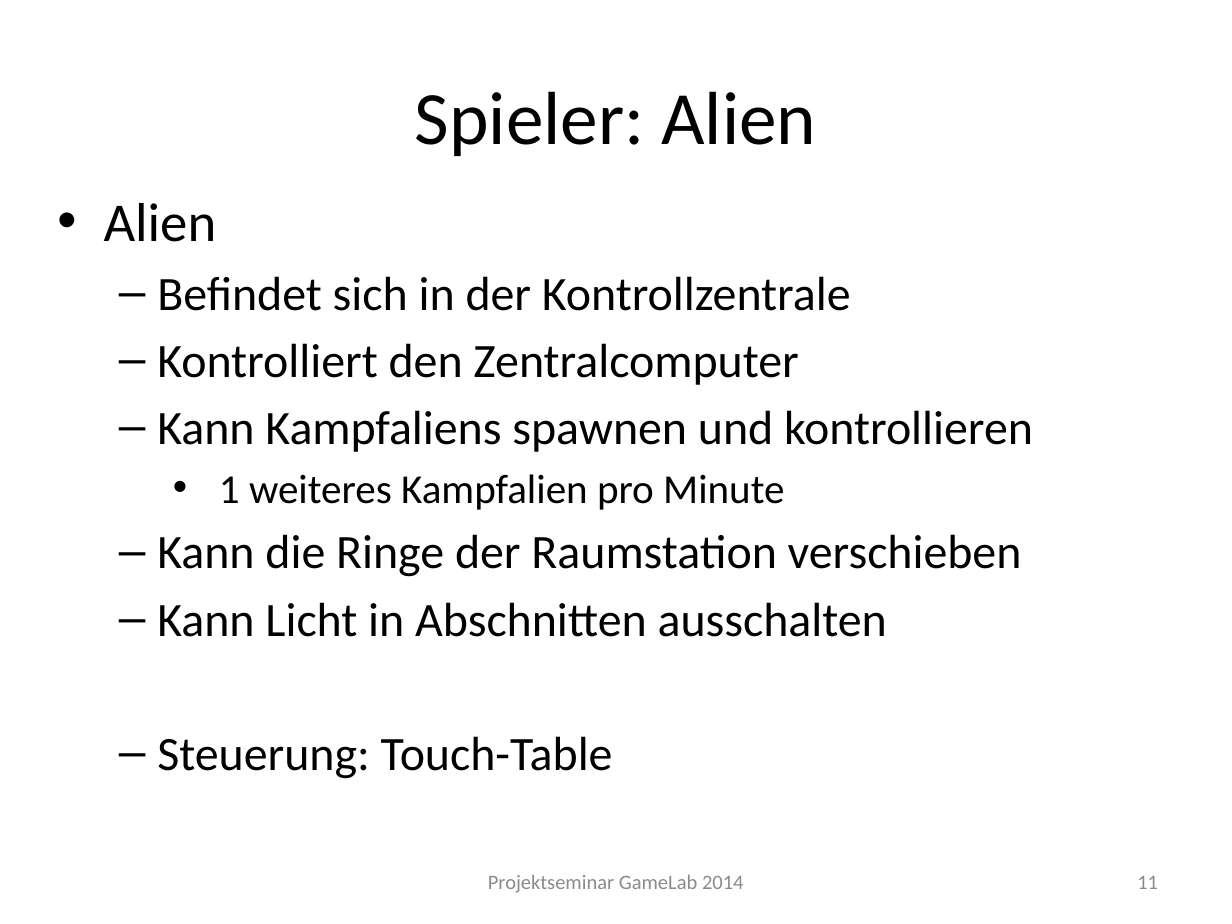
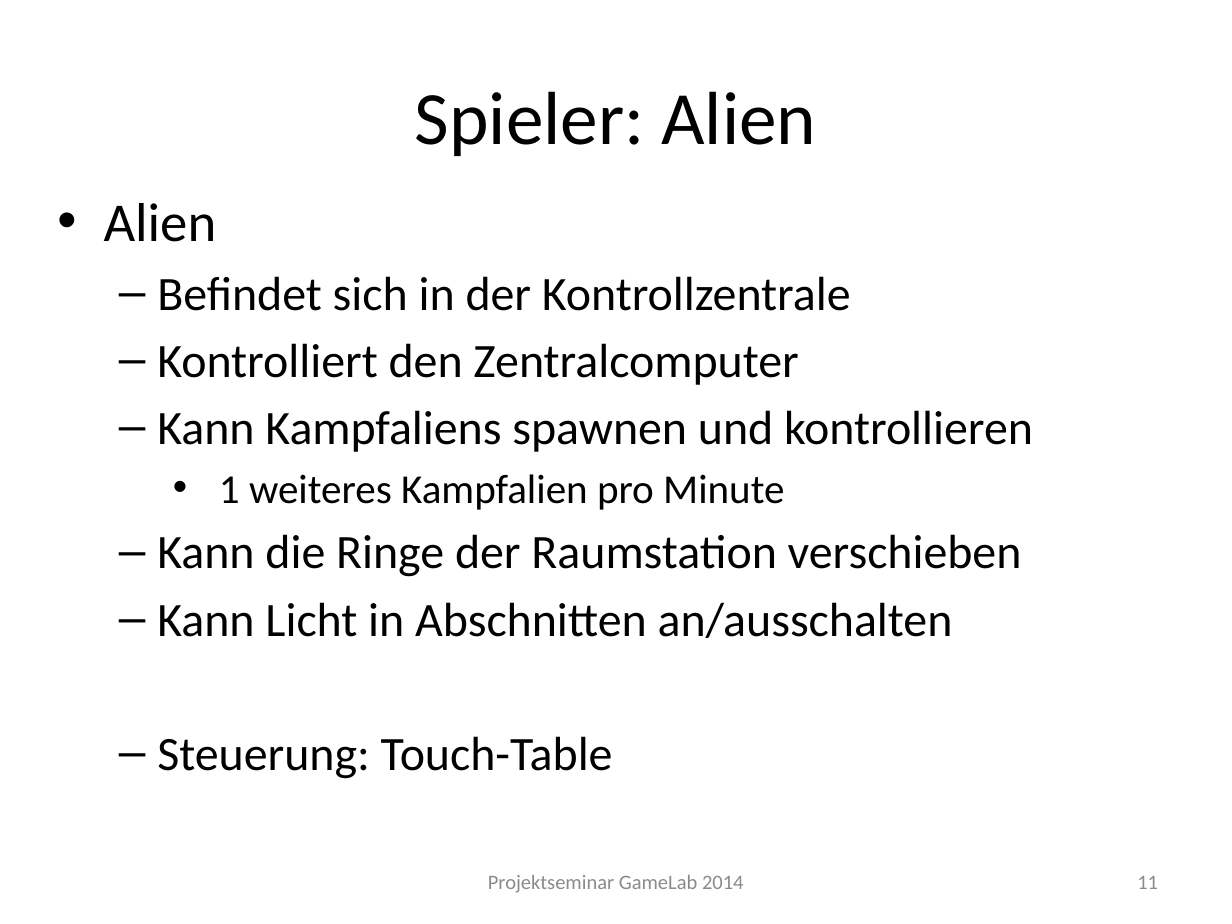
Before and after one commit to Instinctlol/gamelab2014, a slide deck: slide 11 of Abschlusspräsentation/SpielkonzeptFINAL.pptx. Drawn at 1232x924 pixels with LibreOffice and Linux fonts; fonts in the diff are those of the drawing; background and template pictures are left out. Boxes give left, top, right and bottom in pixels: in the first picture for what was removed or moved away, otherwise in the second. Text is boxed around its words. In the diff, an @@ line names an element or a change of style, - is before the commit and + after.

Commit message:
Abschlusspräsi

```diff
--- a/Abschlusspräsentation/SpielkonzeptFINAL.pptx
+++ b/Abschlusspräsentation/SpielkonzeptFINAL.pptx
@@ text at [157,602,953,638]: text changed @@
-  – Kann Licht in Abschnitten ausschalten
+  – Kann Licht in Abschnitten an/ausschalten
```
